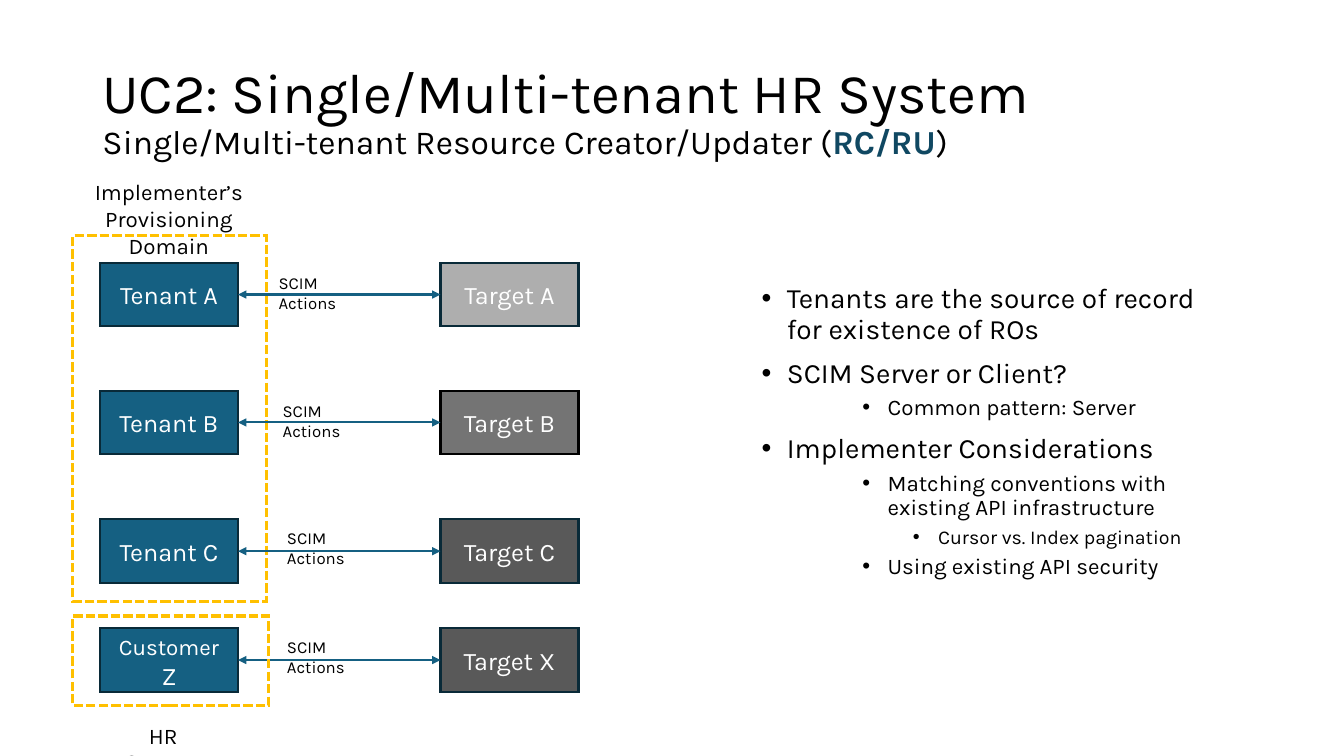
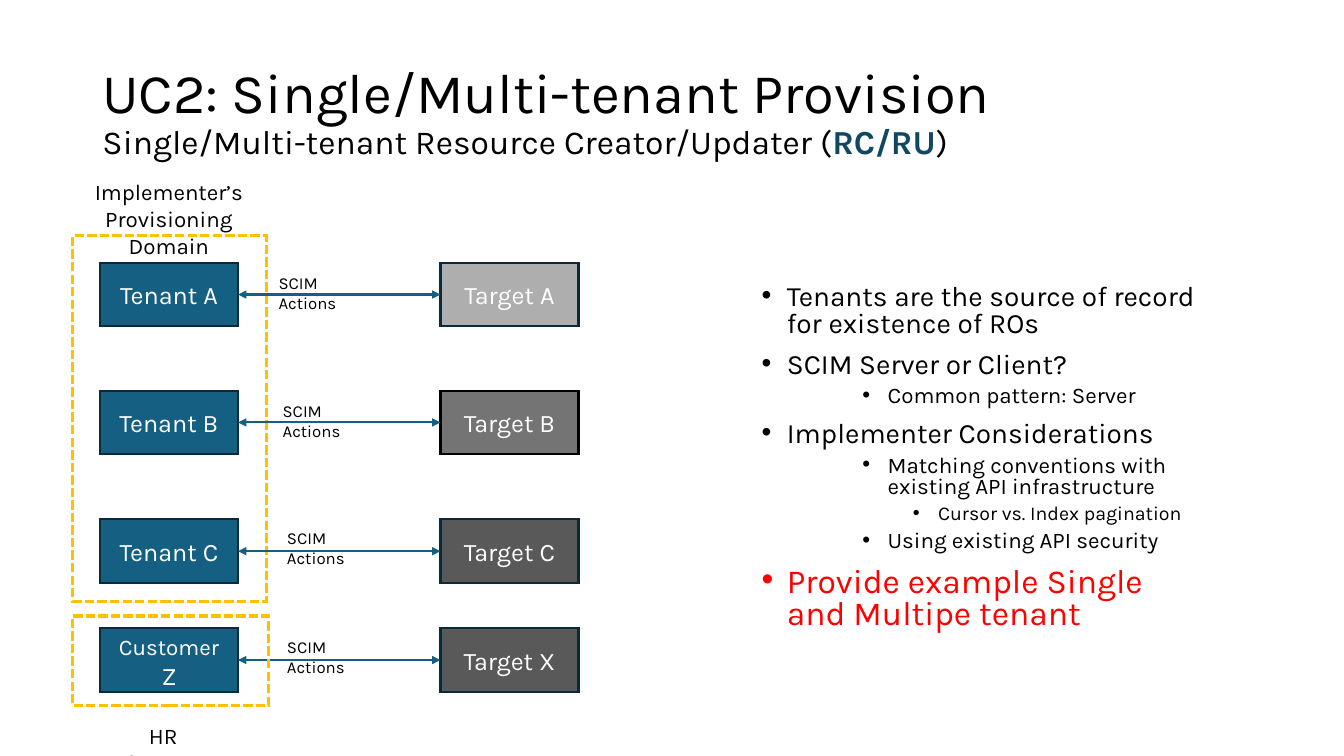
Before and after one commit to pamelatech/scim-use-case-revamp, a slide deck: slide 24 of Use Cases 16 Apr 2024.pptx. Drawn at 1344x756 pixels with LibreOffice and Linux fonts; fonts in the diff are those of the drawing. Boxes give left, top, right and bottom in pixels: in the first picture for what was removed or moved away, otherwise in the second. Text is boxed around its words. In the diff, an @@ line names an element or a change of style, - is before the commit and + after.

```diff
--- a/Use Cases 16 Apr 2024.pptx
+++ b/Use Cases 16 Apr 2024.pptx
@@ title at box(102, 72, 990, 163): text changed @@
-UC2: Single/Multi-tenant HR System
-Single/Multi-tenant Resource Creator/Updater (RC/RU)
+UC2: Single/Multi-tenant Provision
+Single/Multi-tenant Resource Creator/Updater (RC/RU)
@@ text at box(787, 286, 1195, 554): line spacing 0.9 to 0.8 @@
@@ text at box(787, 570, 1143, 633): paragraph added @@
+• Provide example Single and Multipe tenant
```
Also in this commit, not shown: 4 other slides changed.
